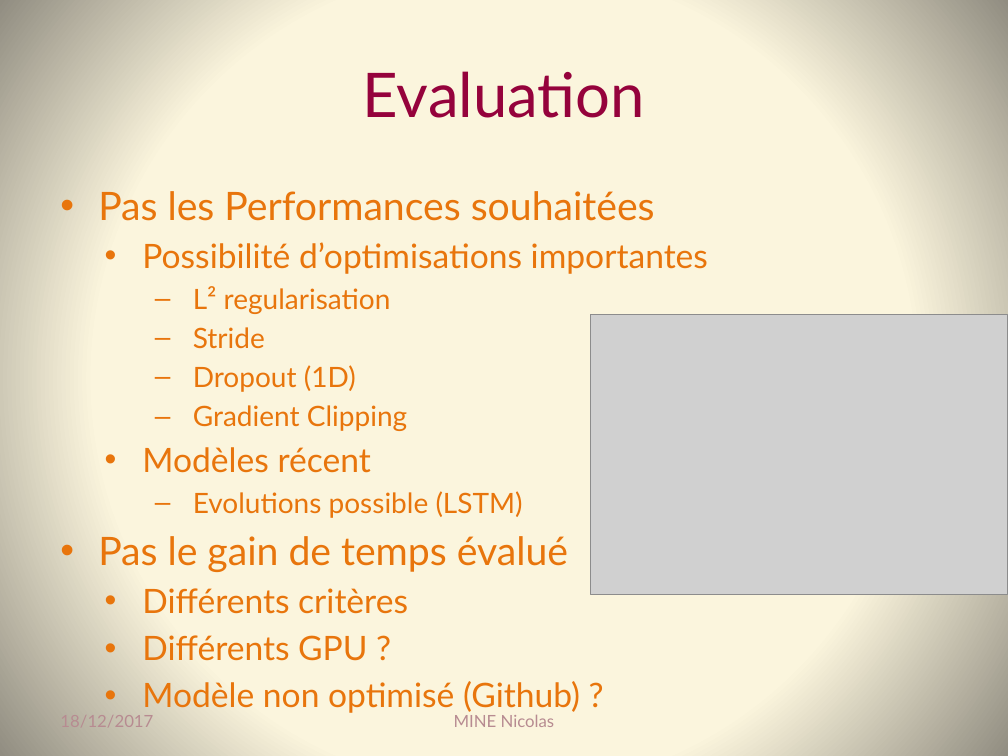
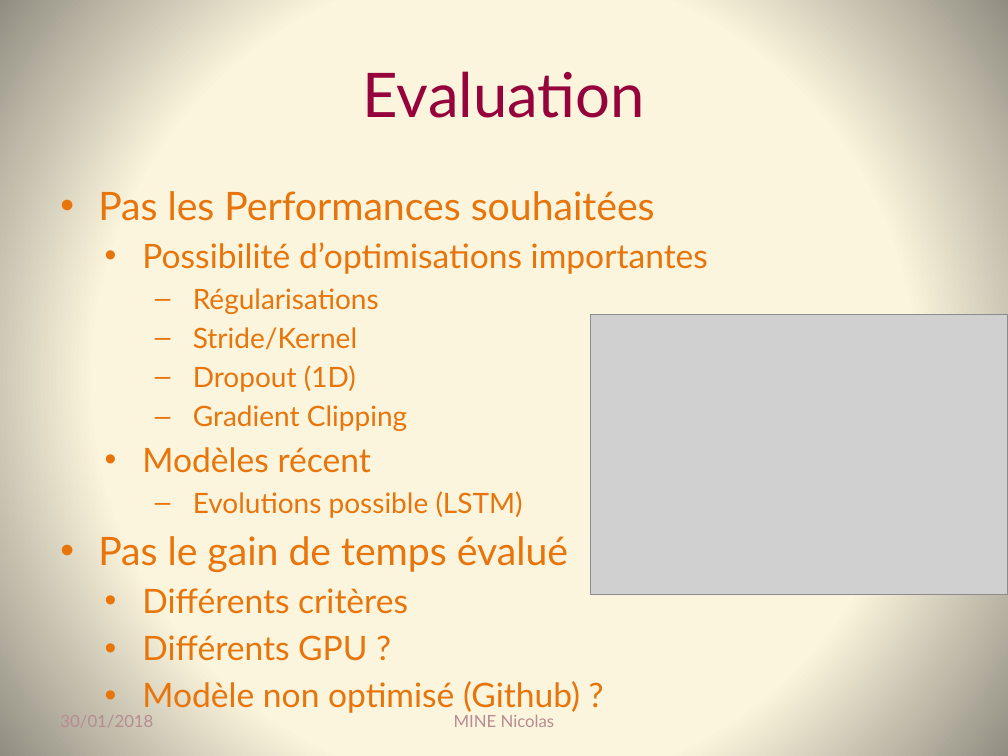
Before and after one commit to Coni63/OC_DS, a slide deck: slide 16 of P8/Presentation_projet_8.pptx. Drawn at 1008x756 pixels with LibreOffice and Linux fonts; fonts in the diff are those of the drawing; grey boxes stand for pictures. Boxes give left, top, right and bottom in pixels: in the first picture for what was removed or moved away, otherwise in the second. Text is boxed around its words. In the diff, an @@ line names an element or a change of style, - is before the commit and + after.

```diff
--- a/P8/Presentation_projet_8.pptx
+++ b/P8/Presentation_projet_8.pptx
@@ text at [193,288,379,350]: text changed @@
-      – L² regularisation
-      – Stride
+      – Régularisations
+      – Stride/Kernel
@@ text at [60,715,153,727]: text changed @@
-18/12/2017
+30/01/2018
```
Also in this commit, not shown: 17 other slides changed, 3 other files.
